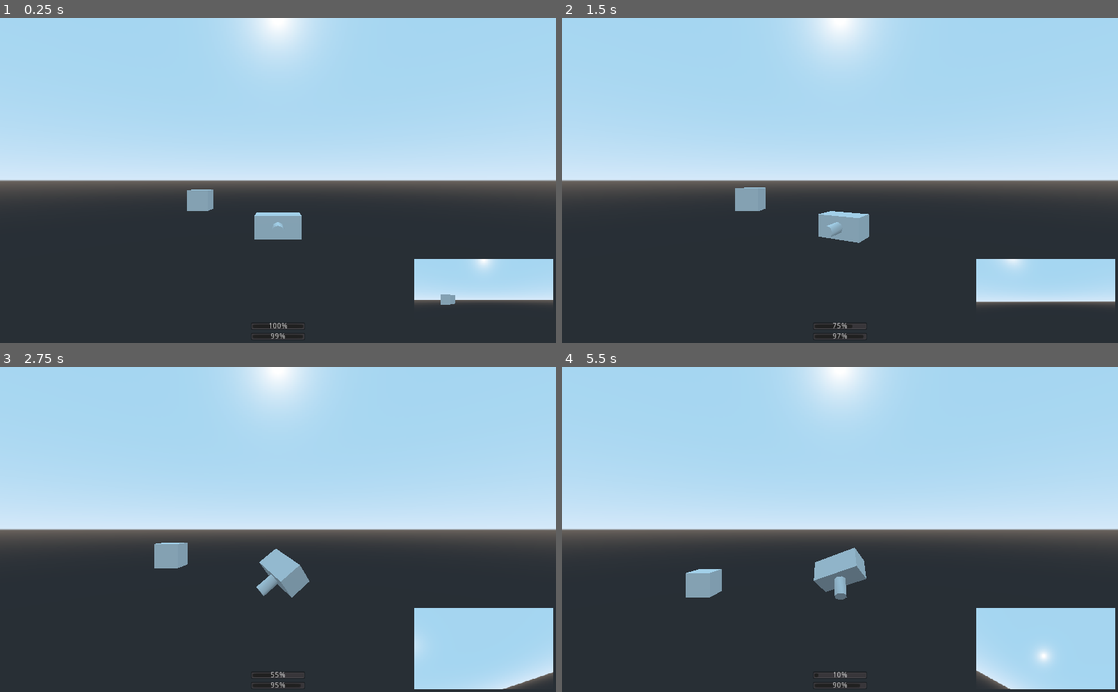
Above: before the commit, frames 1-4 (two rows, left to right).
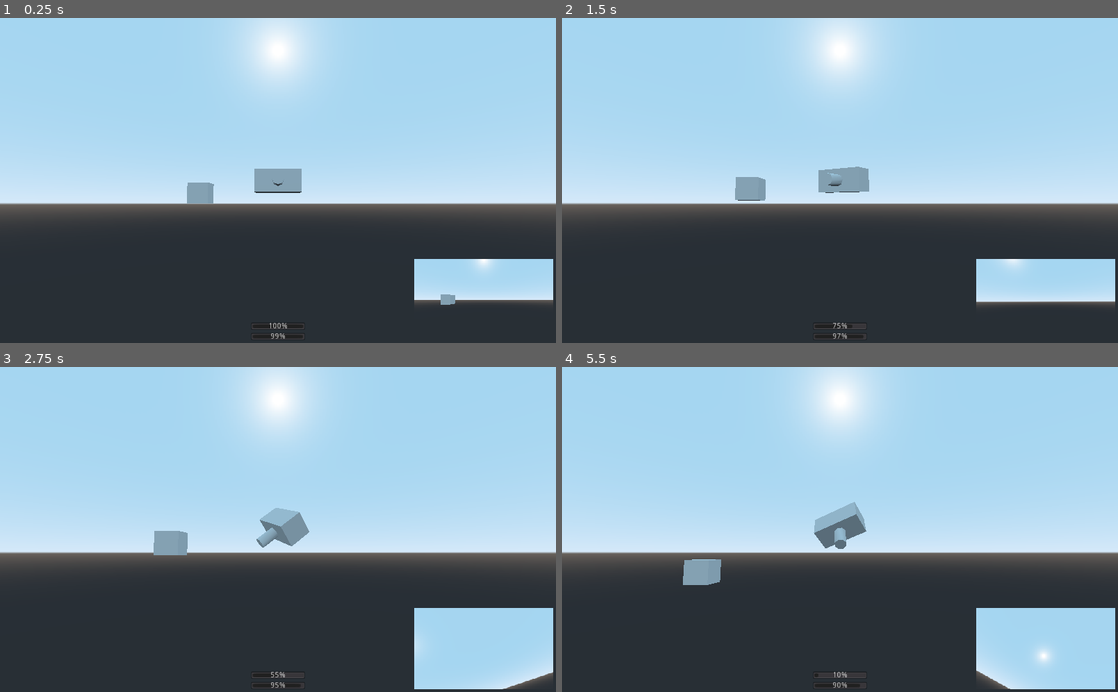
Above: after the commit, the same moments.

Repository: the-alex-g/Biplanes
Game: Godot game, scene res://Plane/PlaneHandler.tscn
Two runs of this game, one before a commit and one after it. Both use one fixed random seed, a clock stepped at 60 frames per second and the inputs below. The project has no main scene, so this scene is started directly.
Inputs:
- Up to frame 1 (0.25 s): no input
- Up to frame 2 (1.5 s): tap Enter at 0.5 s; hold D (right) 0.53-1.28 s; hold Space (shoot) 0.53-1.28 s; hold S (down) from 1.28 s (still down); tap Space (shoot) at 1.35 s
- Up to frame 3 (2.75 s): release S (down) at 2.03 s; hold D (right) from 2.03 s (still down); hold Space (shoot) from 2.03 s (still down)
- Up to frame 4 (5.5 s): release D (right) at 2.78 s; release Space (shoot) at 2.78 s; hold Shift (thrust) 2.78-3.53 s; tap Space (shoot) at 2.85, 4.35 s; hold Space (shoot) 3.53-4.28 s; hold A (left) 3.53-5.03 s; hold S (down) from 5.03 s (still down); hold Space (shoot) from 5.03 s (still down)

The runs differ from the first frame. In frame 1, 13% of the frame differs, in the area x 0-100%, y 0-69%; in frame 2, 13%; in frame 3, 13%; in frame 4, 13%, in the area x 0-100%, y 0-72%.

Commit message:
Add multi-player and join menu

Diff:
--- /dev/null
+++ b/project/Main/MasterHUD.gd
@@ -0,0 +1,5 @@
+extends CanvasLayer
+
+
+func _on_World_export_viewport_texture(texture:ViewportTexture, port:int)->void:
+	get_node("Control/Viewport" + str(port)).set("texture", texture)
--- /dev/null
+++ b/project/Main/MasterHUD.tscn
@@ -0,0 +1,38 @@
+[gd_scene load_steps=2 format=2]
+
+[ext_resource path="res://Main/MasterHUD.gd" type="Script" id=1]
+
+[node name="MasterHUD" type="CanvasLayer"]
+script = ExtResource( 1 )
+
+[node name="Control" type="Control" parent="."]
+anchor_right = 1.0
+anchor_bottom = 1.0
+
+[node name="Viewport0" type="TextureRect" parent="Control"]
+margin_right = 40.0
+margin_bottom = 40.0
+
+[node name="Viewport1" type="TextureRect" parent="Control"]
+anchor_left = 1.0
+anchor_right = 1.0
+margin_left = -40.0
+margin_bottom = 40.0
+grow_horizontal = 0
+
+[node name="Viewport2" type="TextureRect" parent="Control"]
+anchor_top = 1.0
+anchor_bottom = 1.0
+margin_top = -40.0
+margin_right = 40.0
+grow_vertical = 0
+
+[node name="Viewport3" type="TextureRect" parent="Control"]
+anchor_left = 1.0
+anchor_top = 1.0
+anchor_right = 1.0
+anchor_bottom = 1.0
+margin_left = -40.0
+margin_top = -40.0
+grow_horizontal = 0
+grow_vertical = 0
--- /dev/null
+++ b/project/Main/World.gd
@@ -0,0 +1,36 @@
+extends Spatial
+
+signal export_viewport_texture(texture, port)
+
+var players := 0 setget _set_players
+
+
+func _process(_delta:float)->void:
+	_export_viewport_textures()
+
+
+func add_planes(new_players:int)->void:
+	players = new_players
+
+	var plane_handler = load("res://Plane/PlaneHandler.tscn")
+
+	for player_id in players:
+		var plane_handler_inst = plane_handler.instance()
+		var viewport : Viewport = get_node("Viewport" + str(player_id))
+		viewport.add_child(plane_handler_inst)
+		plane_handler_inst.set_deferred("player_id", player_id)
+		if players == 2:
+			viewport.size = Vector2(512, 600)
+		else:
+			viewport.size = Vector2(512, 300)
+
+
+func _export_viewport_textures()->void:
+	for i in players:
+		var viewport : Viewport = get_node("Viewport" + str(i))
+		emit_signal("export_viewport_texture", viewport.get_texture(), i)
+
+
+func _set_players(value:int)->void:
+	players = value
+	add_planes(value)
--- /dev/null
+++ b/project/Main/World.tscn
@@ -0,0 +1,23 @@
+[gd_scene load_steps=3 format=2]
+
+[ext_resource path="res://Main/World.gd" type="Script" id=1]
+[ext_resource path="res://Main/MasterHUD.tscn" type="PackedScene" id=2]
+
+[node name="World" type="Spatial"]
+script = ExtResource( 1 )
+
+[node name="Viewport0" type="Viewport" parent="."]
+render_target_v_flip = true
+
+[node name="Viewport1" type="Viewport" parent="."]
+render_target_v_flip = true
+
+[node name="Viewport2" type="Viewport" parent="."]
+render_target_v_flip = true
+
+[node name="Viewport3" type="Viewport" parent="."]
+render_target_v_flip = true
+
+[node name="MasterHUD" parent="." instance=ExtResource( 2 )]
+
+[connection signal="export_viewport_texture" from="." to="MasterHUD" method="_on_World_export_viewport_texture"]
--- /dev/null
+++ b/project/Menu/JoinMenu.gd
@@ -0,0 +1,81 @@
+extends Control
+
+var _planes_joined := []
+
+onready var _planes_joined_label : Label = $PlanesJoined
+
+
+func _input(event:InputEvent)->void:
+	if event is InputEventJoypadButton and event.is_pressed():
+		if event.button_index == 0:
+			if not _planes_joined.has(event.device):
+				_planes_joined.append(event.device)
+				_add_player_actions(event.device)
+				_planes_joined_label.text = "Players Joined: " + str(_planes_joined.size())
+			else:
+				var world : Spatial = preload("res://Main/World.tscn").instance()
+				get_tree().root.add_child(world)
+				world.set_deferred("players", _planes_joined.size())
+				queue_free()
+
+
+func _add_player_actions(player_index:int)->void:
+	var player_id_tag := "_" + str(player_index)
+
+	# add actions with the appropriate names
+	InputMap.add_action("roll_right" + player_id_tag)
+	InputMap.add_action("roll_left" + player_id_tag)
+	InputMap.add_action("right" + player_id_tag)
+	InputMap.add_action("left" + player_id_tag)
+	InputMap.add_action("up" + player_id_tag)
+	InputMap.add_action("down" + player_id_tag)
+	InputMap.add_action("thrust" + player_id_tag)
+	InputMap.add_action("shoot" + player_id_tag)
+
+	# add all events that use joystick motion
+	var m_event := InputEventJoypadMotion.new()
+	m_event.device = player_index
+	m_event.axis = JOY_AXIS_2
+	m_event.axis_value = -1.0
+	InputMap.action_add_event("roll_right" + player_id_tag, m_event)
+
+	m_event = InputEventJoypadMotion.new()
+	m_event.device = player_index
+	m_event.axis = JOY_AXIS_2
+	m_event.axis_value = 1.0
+	InputMap.action_add_event("roll_left" + player_id_tag, m_event)
+
+	m_event = InputEventJoypadMotion.new()
+	m_event.device = player_index
+	m_event.axis = JOY_AXIS_0
+	m_event.axis_value = 1.0
+	InputMap.action_add_event("right" + player_id_tag, m_event)
+
+	m_event = InputEventJoypadMotion.new()
+	m_event.device = player_index
+	m_event.axis = JOY_AXIS_0
+	m_event.axis_value = -1.0
+	InputMap.action_add_event("left" + player_id_tag, m_event)
+
+	m_event = InputEventJoypadMotion.new()
+	m_event.device = player_index
+	m_event.axis = JOY_AXIS_1
+	m_event.axis_value = 1.0
+	InputMap.action_add_event("down" + player_id_tag, m_event)
+
+	m_event = InputEventJoypadMotion.new()
+	m_event.device = player_index
+	m_event.axis = JOY_AXIS_1
+	m_event.axis_value = -1.0
+	InputMap.action_add_event("up" + player_id_tag, m_event)
+
+	# add all events that use joystick buttons
+	var b_event := InputEventJoypadButton.new()
+	b_event.device = player_index
+	b_event.button_index = JOY_BUTTON_7
+	InputMap.action_add_event("thrust" + player_id_tag, b_event)
+
+	b_event = InputEventJoypadButton.new()
+	b_event.device = player_index
+	b_event.button_index = JOY_BUTTON_6
+	InputMap.action_add_event("shoot" + player_id_tag, b_event)
--- /dev/null
+++ b/project/Menu/JoinMenu.tscn
@@ -0,0 +1,18 @@
+[gd_scene load_steps=2 format=2]
+
+[ext_resource path="res://Menu/JoinMenu.gd" type="Script" id=1]
+
+[node name="JoinMenu" type="Control"]
+anchor_right = 1.0
+anchor_bottom = 1.0
+script = ExtResource( 1 )
+
+[node name="PlanesJoined" type="Label" parent="."]
+anchor_left = 0.5
+anchor_right = 0.5
+margin_left = -20.0
+margin_top = 5.0
+margin_right = 20.0
+margin_bottom = 14.0
+grow_horizontal = 2
+text = "Players Joined: "
--- a/project/Plane/Biplane.gd
+++ b/project/Plane/Biplane.gd
@@ -1,3 +1,4 @@
+class_name Biplane
 extends KinematicBody
 
 signal update_fuel(value)
@@ -19,21 +20,23 @@
 var _rotation_inertia := Vector3.ZERO
 var _actual_speed := flight_speed
 var _can_shoot := true
+var player_id := ""
 
 onready var _reload_timer : Timer = $ReloadTimer
 
 
 func _physics_process(delta:float)->void:
-	var yaw := Input.get_axis("right", "left")
-	var pitch := Input.get_axis("up", "down")
-	var roll := Input.get_axis("roll_left", "roll_right")
+	var yaw := Input.get_axis("right" + player_id, "left" + player_id)
+	var pitch := Input.get_axis("up" + player_id, "down" + player_id)
+	var roll := Input.get_axis("roll_left" + player_id, "roll_right" + player_id)
 
-	if Input.is_action_pressed("thrust") and _actual_speed < max_speed and secs_fuel > 0:
-		_actual_speed += delta * accel_factor
-	elif not Input.is_action_pressed("thrust") and _actual_speed > flight_speed:
+	if Input.is_action_pressed("thrust" + player_id) and secs_fuel > 0:
+		if _actual_speed < max_speed:
+			_actual_speed += delta * accel_factor
+	elif _actual_speed > flight_speed:
 		_actual_speed -= delta * deaccel_factor
 
-	if Input.is_action_pressed("shoot") and _can_shoot and ammo > 0:
+	if Input.is_action_pressed("shoot" + player_id) and _can_shoot and ammo > 0:
 		_shoot()
 
 	_calculate_rotation_inertia(yaw, pitch, roll, delta)
--- a/project/Plane/PlaneHandler.gd
+++ b/project/Plane/PlaneHandler.gd
@@ -1,17 +1,19 @@
+class_name PlaneHandler
 extends Spatial
 
 signal update_pilot_view(texture)
 signal update_fuel(value)
 signal update_ammo(value)
 
-export var camera_distance_from_plane := 10
-export var camera_vertical_offset := -1
+export var camera_distance_from_plane := 10.0
+export var camera_vertical_offset := -1.0
 
 onready var _camera : Camera = $MainCamera
 onready var _plane = $PilotViewport/Biplane
 onready var _pilot_viewport : Viewport = $PilotViewport
 
-var plane_position : Vector3 setget ,_get_plane_position
+var plane_position : Vector3 #setget ,_get_plane_position
+var player_id : int setget _set_player_id
 
 
 func _process(_delta:float)->void:
@@ -28,6 +30,12 @@
 	return _plane.global_translation
 
 
+func _set_player_id(value:int)->void:
+	player_id = value
+	_plane.set_deferred("player_id", "_" + str(value))
+	print("hey, did this happen")
+
+
 func _on_Biplane_update_fuel(value:float)->void:
 	emit_signal("update_fuel", value)
 
--- a/project/Plane/PlaneHandler.tscn
+++ b/project/Plane/PlaneHandler.tscn
@@ -6,7 +6,6 @@
 
 [node name="PlaneHandler" type="Spatial"]
 script = ExtResource( 2 )
-camera_vertical_offset = 2
 
 [node name="MainCamera" type="Camera" parent="."]
 current = true
--- a/project/project.godot
+++ b/project/project.godot
@@ -7,6 +7,22 @@
 ;   param=value ; assign values to parameters
 
 config_version=4
+
+_global_script_classes=[ {
+"base": "KinematicBody",
+"class": "Biplane",
+"language": "GDScript",
+"path": "res://Plane/Biplane.gd"
+}, {
+"base": "Spatial",
+"class": "PlaneHandler",
+"language": "GDScript",
+"path": "res://Plane/PlaneHandler.gd"
+} ]
+_global_script_class_icons={
+"Biplane": "",
+"PlaneHandler": ""
+}
 
 [application]
 
